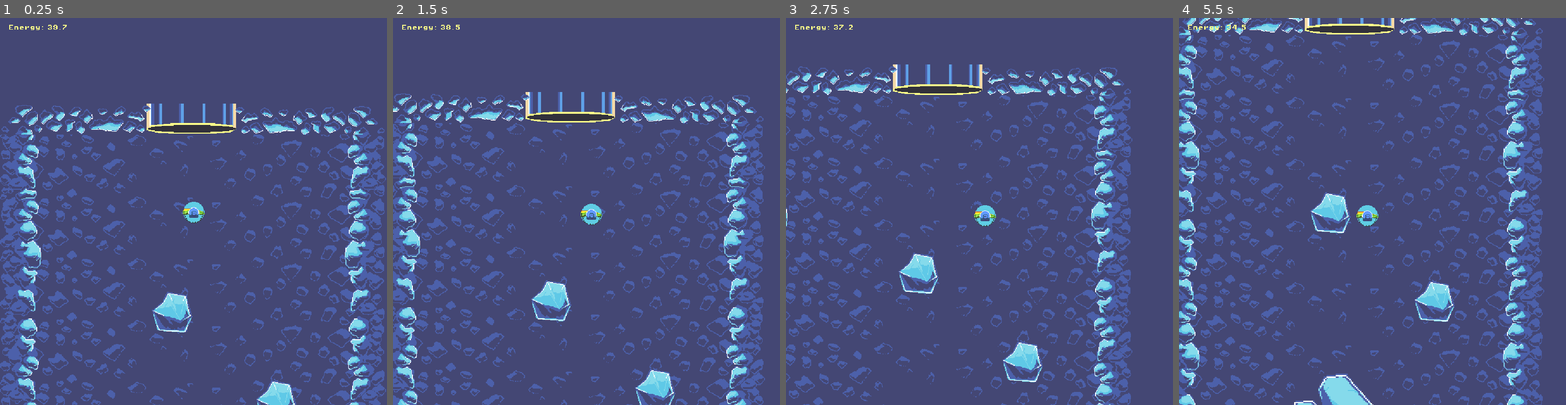
Above: before the commit, frames 1-4 (left to right).
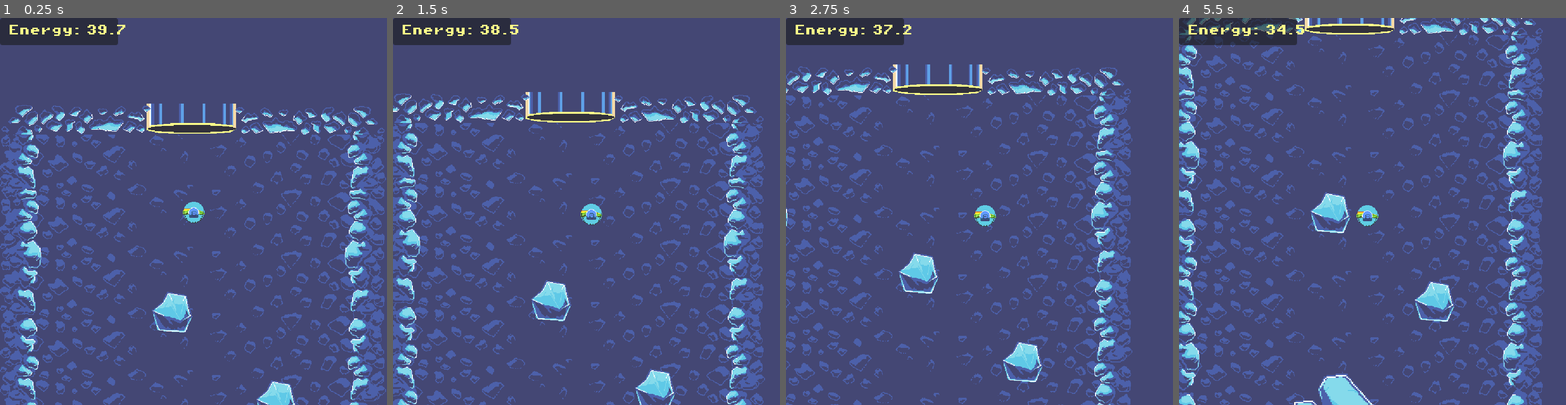
Above: after the commit, the same moments.

Repository: hawkstein/ld57-europan-expedition
Game: Godot game, scene res://scenes/game.tscn
Two runs of this game, one before a commit and one after it. Both use one fixed random seed, a clock stepped at 60 frames per second and the inputs below.
Inputs:
- Up to frame 1 (0.25 s): no input
- Up to frame 2 (1.5 s): hold Right (thrust_right) 0.53-1.28 s; tap Space (deploy_waystation) at 0.6, 1.35 s; hold Down (thrust_down) from 1.28 s (still down)
- Up to frame 3 (2.75 s): release Down (thrust_down) at 2.03 s; hold Right (thrust_right) from 2.03 s (still down); tap Space (deploy_waystation) at 2.1 s
- Up to frame 4 (5.5 s): release Right (thrust_right) at 2.78 s; hold Down (thrust_down) 2.78-3.53 s; tap Space (deploy_waystation) every 0.75 s from 2.85 to 5.1 s; hold Left (thrust_left) 3.53-5.03 s; hold Down (thrust_down) from 5.03 s (still down)

The runs differ from the first frame. In frame 1, 15% of the frame differs, in the area x 0-100%, y 0-100%; in frame 2, 15%; in frame 3, 16%; in frame 4, 19%, in the area x 0-94%, y 0-100%.

Commit message:
level building progress

Diff:
--- a/scenes/game.tscn
+++ b/scenes/game.tscn
@@ -12,7 +12,6 @@
 [ext_resource type="PackedScene" uid="uid://dhnwbu4oab6u8" path="res://scenes/ore.tscn" id="7_u5sy4"]
 [ext_resource type="PackedScene" uid="uid://mqogy0knaff0" path="res://scenes/big_chunk.tscn" id="8_0tnpc"]
 [ext_resource type="Texture2D" uid="uid://yg5sqdl23f51" path="res://assets/Entrance.png" id="10_vtaks"]
-[ext_resource type="PackedScene" uid="uid://mk0ptdi21mg8" path="res://scenes/cavern_side.tscn" id="11_kvpfn"]
 [ext_resource type="PackedScene" uid="uid://dgej47xb54qaf" path="res://scenes/alien_uno.tscn" id="12_dinhu"]
 
 [sub_resource type="Curve2D" id="Curve2D_dinhu"]
@@ -43,14 +42,14 @@
 tracks/0/type = "value"
 tracks/0/imported = false
 tracks/0/enabled = true
-tracks/0/path = NodePath(".:progress_ratio")
+tracks/0/path = NodePath(".:progress")
 tracks/0/interp = 1
 tracks/0/loop_wrap = true
 tracks/0/keys = {
 "times": PackedFloat32Array(0, 10),
-"transitions": PackedFloat32Array(1, 0.225313),
-"update": 0,
-"values": [0.0, 1.0]
+"transitions": PackedFloat32Array(1, 1),
+"update": 0,
+"values": [0.0, 627.28]
 }
 
 [sub_resource type="AnimationLibrary" id="AnimationLibrary_trtic"]
@@ -59,15 +58,146 @@
 &"follow_path": SubResource("Animation_dinhu")
 }
 
+[sub_resource type="Animation" id="Animation_trtic"]
+resource_name = "follow_path"
+length = 10.0
+tracks/0/type = "value"
+tracks/0/imported = false
+tracks/0/enabled = true
+tracks/0/path = NodePath(".:progress")
+tracks/0/interp = 1
+tracks/0/loop_wrap = true
+tracks/0/keys = {
+"times": PackedFloat32Array(0, 5, 10),
+"transitions": PackedFloat32Array(1, 1, 1),
+"update": 0,
+"values": [313.637, 627.273, 313.637]
+}
+
+[sub_resource type="Animation" id="Animation_ir15t"]
+length = 0.001
+tracks/0/type = "value"
+tracks/0/imported = false
+tracks/0/enabled = true
+tracks/0/path = NodePath(".:progress")
+tracks/0/interp = 1
+tracks/0/loop_wrap = true
+tracks/0/keys = {
+"times": PackedFloat32Array(0),
+"transitions": PackedFloat32Array(1),
+"update": 0,
+"values": [313.637]
+}
+
+[sub_resource type="AnimationLibrary" id="AnimationLibrary_ca42v"]
+_data = {
+&"RESET": SubResource("Animation_ir15t"),
+&"follow_path": SubResource("Animation_trtic")
+}
+
+[sub_resource type="Curve2D" id="Curve2D_kvuet"]
+_data = {
+"points": PackedVector2Array(0, 0, 0, 0, 464, 160, 0, 0, 0, 0, 152, 192, 0, 0, 0, 0, 464, 160)
+}
+point_count = 3
+
+[sub_resource type="Curve2D" id="Curve2D_trtic"]
+_data = {
+"points": PackedVector2Array(0, 0, 0, 0, 3, 2, 0, 0, 0, 0, -1, 49, 0, 0, 0, 0, 10, 117, 0, 0, 0, 0, 63, 186, 0, 0, 0, 0, 111, 191, 0, 0, 0, 0, 152, 166, 0, 0, 0, 0, 164, 113, 0, 0, 0, 0, 145, 51, 0, 0, 0, 0, 113, -5, 0, 0, 0, 0, 49, -32, 0, 0, 0, 0, 3, 2)
+}
+point_count = 11
+
+[sub_resource type="Animation" id="Animation_ca42v"]
+resource_name = "follow_path"
+length = 6.0
+loop_mode = 1
+tracks/0/type = "value"
+tracks/0/imported = false
+tracks/0/enabled = true
+tracks/0/path = NodePath(".:progress_ratio")
+tracks/0/interp = 1
+tracks/0/loop_wrap = true
+tracks/0/keys = {
+"times": PackedFloat32Array(0, 6),
+"transitions": PackedFloat32Array(1, 1),
+"update": 0,
+"values": [0.0, 1.0]
+}
+
+[sub_resource type="Animation" id="Animation_rysoc"]
+length = 0.001
+tracks/0/type = "value"
+tracks/0/imported = false
+tracks/0/enabled = true
+tracks/0/path = NodePath(".:progress_ratio")
+tracks/0/interp = 1
+tracks/0/loop_wrap = true
+tracks/0/keys = {
+"times": PackedFloat32Array(0),
+"transitions": PackedFloat32Array(1),
+"update": 0,
+"values": [0.0]
+}
+
+[sub_resource type="AnimationLibrary" id="AnimationLibrary_rysoc"]
+_data = {
+&"RESET": SubResource("Animation_rysoc"),
+&"follow_path": SubResource("Animation_ca42v")
+}
+
+[sub_resource type="Curve2D" id="Curve2D_ir15t"]
+_data = {
+"points": PackedVector2Array(0, 0, 0, 0, 49, 11, 0, 0, 0, 0, 19, 39, 0, 0, 0, 0, 6, 81, 0, 0, 0, 0, 10, 133, 0, 0, 0, 0, 26, 159, 0, 0, 0, 0, 74, 167, -12.9773, 24.5885, 12.9773, -24.5885, 116, 123, 0, 0, 0, 0, 127, 73, 0, 0, 0, 0, 129, 32, 0, 0, 0, 0, 115, 9, 0, 0, 0, 0, 49, 11)
+}
+point_count = 11
+
+[sub_resource type="Animation" id="Animation_ssvqc"]
+resource_name = "follow_path"
+length = 6.0
+loop_mode = 1
+tracks/0/type = "value"
+tracks/0/imported = false
+tracks/0/enabled = true
+tracks/0/path = NodePath(".:progress")
+tracks/0/interp = 1
+tracks/0/loop_wrap = true
+tracks/0/keys = {
+"times": PackedFloat32Array(0, 6),
+"transitions": PackedFloat32Array(1, 1),
+"update": 0,
+"values": [0.0, 463.457]
+}
+
+[sub_resource type="Animation" id="Animation_264po"]
+length = 0.001
+tracks/0/type = "value"
+tracks/0/imported = false
+tracks/0/enabled = true
+tracks/0/path = NodePath(".:progress")
+tracks/0/interp = 1
+tracks/0/loop_wrap = true
+tracks/0/keys = {
+"times": PackedFloat32Array(0),
+"transitions": PackedFloat32Array(1),
+"update": 0,
+"values": [0.0]
+}
+
+[sub_resource type="AnimationLibrary" id="AnimationLibrary_1kice"]
+_data = {
+&"RESET": SubResource("Animation_264po"),
+&"follow_path": SubResource("Animation_ssvqc")
+}
+
 [node name="Game" type="Node2D"]
 script = ExtResource("1_p57ef")
 
 [node name="Background" type="Sprite2D" parent="."]
 texture_repeat = 2
-position = Vector2(288, 2299)
+position = Vector2(288, 4584)
 texture = ExtResource("2_gee14")
 region_enabled = true
-region_rect = Rect2(0, 0, 576, 4608)
+region_rect = Rect2(0, 0, 576, 9216)
 
 [node name="Submersible" parent="." instance=ExtResource("1_uwrxv")]
 z_index = 1
@@ -171,20 +301,69 @@
 [node name="RightExtrusion2" parent="Walls" instance=ExtResource("6_trtic")]
 position = Vector2(579, 2659)
 
+[node name="RightExtrusion3" parent="Walls" instance=ExtResource("6_trtic")]
+position = Vector2(579, 6116)
+
 [node name="LeftExtrusion2" parent="Walls" instance=ExtResource("5_kvuet")]
 position = Vector2(-2, 4173)
 
+[node name="LeftExtrusion3" parent="Walls" instance=ExtResource("5_kvuet")]
+position = Vector2(-2, 5901)
+
+[node name="LeftExtrusion4" parent="Walls" instance=ExtResource("5_kvuet")]
+position = Vector2(-2, 6208)
+
+[node name="Wall23" parent="Walls" instance=ExtResource("2_yqjtg")]
+position = Vector2(576, 6336)
+rotation = 3.14159
+scale = Vector2(1, -1)
+
+[node name="Wall24" parent="Walls" instance=ExtResource("2_yqjtg")]
+position = Vector2(0, 6336)
+
+[node name="Wall25" parent="Walls" instance=ExtResource("2_yqjtg")]
+position = Vector2(576, 6912)
+rotation = 3.14159
+scale = Vector2(1, -1)
+
+[node name="Wall26" parent="Walls" instance=ExtResource("2_yqjtg")]
+position = Vector2(0, 6912)
+
+[node name="Wall27" parent="Walls" instance=ExtResource("2_yqjtg")]
+position = Vector2(576, 7488)
+rotation = 3.14159
+scale = Vector2(1, -1)
+
+[node name="Wall28" parent="Walls" instance=ExtResource("2_yqjtg")]
+position = Vector2(0, 7488)
+
+[node name="Wall29" parent="Walls" instance=ExtResource("2_yqjtg")]
+position = Vector2(576, 8064)
+rotation = 3.14159
+scale = Vector2(1, -1)
+
+[node name="Wall30" parent="Walls" instance=ExtResource("2_yqjtg")]
+position = Vector2(0, 8064)
+
+[node name="Floor_Temp" parent="Walls" instance=ExtResource("2_yqjtg")]
+position = Vector2(0, 8688)
+rotation = -1.5708
+
 [node name="HUD" type="CanvasLayer" parent="."]
 script = ExtResource("4_lbhrr")
+
+[node name="Panel" type="Panel" parent="HUD"]
+offset_right = 175.0
+offset_bottom = 40.0
 
 [node name="EnergyLabel" type="Label" parent="HUD"]
 offset_left = 12.0
 offset_top = 10.0
-offset_right = 74.0
+offset_right = 128.0
 offset_bottom = 33.0
 theme_override_colors/font_color = Color(0.992157, 0.996078, 0.537255, 1)
 theme_override_fonts/font = ExtResource("5_iywne")
-theme_override_font_sizes/font_size = 8
+theme_override_font_sizes/font_size = 16
 text = "Energy: "
 
 [node name="Chunks" type="Node2D" parent="."]
@@ -238,7 +417,7 @@
 position = Vector2(136, 5384)
 
 [node name="SmallChunk10" parent="Chunks" instance=ExtResource("4_u5sy4")]
-position = Vector2(416, 5888)
+position = Vector2(436, 5884)
 
 [node name="Resources" type="Node2D" parent="."]
 
@@ -293,13 +472,6 @@
 [node name="Entrance" type="Sprite2D" parent="."]
 position = Vector2(288, -24)
 texture = ExtResource("10_vtaks")
-
-[node name="CavernSide" parent="." instance=ExtResource("11_kvpfn")]
-position = Vector2(944, 2280)
-
-[node name="CavernSide2" parent="." instance=ExtResource("11_kvpfn")]
-position = Vector2(2536, 2280)
-scale = Vector2(-1, 1)
 
 [node name="Aliens" type="Node2D" parent="."]
 
@@ -327,8 +499,9 @@
 curve = SubResource("Curve2D_dinhu")
 
 [node name="PathFollow2D" type="PathFollow2D" parent="Aliens/AlienPath2"]
-position = Vector2(464, 160)
+position = Vector2(152, 192)
 rotation = 3.03851
+progress = 313.637
 rotates = false
 
 [node name="AlienUno" parent="Aliens/AlienPath2/PathFollow2D" instance=ExtResource("12_dinhu")]
@@ -337,13 +510,12 @@
 
 [node name="AnimationPlayer" type="AnimationPlayer" parent="Aliens/AlienPath2/PathFollow2D"]
 libraries = {
-&"": SubResource("AnimationLibrary_trtic")
-}
-autoplay = "follow_path"
+&"": SubResource("AnimationLibrary_ca42v")
+}
 
 [node name="AlienPath3" type="Path2D" parent="Aliens"]
 position = Vector2(-16, 3544)
-curve = SubResource("Curve2D_dinhu")
+curve = SubResource("Curve2D_kvuet")
 
 [node name="PathFollow2D" type="PathFollow2D" parent="Aliens/AlienPath3"]
 position = Vector2(464, 160)
@@ -360,5 +532,37 @@
 }
 autoplay = "follow_path"
 
+[node name="AlienPath4" type="Path2D" parent="Aliens"]
+position = Vector2(126, 4443)
+curve = SubResource("Curve2D_trtic")
+
+[node name="PathFollow2D" type="PathFollow2D" parent="Aliens/AlienPath4"]
+position = Vector2(3, 2)
+rotates = false
+
+[node name="AlienUno" parent="Aliens/AlienPath4/PathFollow2D" instance=ExtResource("12_dinhu")]
+
+[node name="AnimationPlayer" type="AnimationPlayer" parent="Aliens/AlienPath4/PathFollow2D"]
+libraries = {
+&"": SubResource("AnimationLibrary_rysoc")
+}
+autoplay = "follow_path"
+
+[node name="AlienPath5" type="Path2D" parent="Aliens"]
+position = Vector2(333, 4878)
+curve = SubResource("Curve2D_ir15t")
+
+[node name="PathFollow2D" type="PathFollow2D" parent="Aliens/AlienPath5"]
+position = Vector2(49, 11)
+rotates = false
+
+[node name="AlienUno" parent="Aliens/AlienPath5/PathFollow2D" instance=ExtResource("12_dinhu")]
+
+[node name="AnimationPlayer" type="AnimationPlayer" parent="Aliens/AlienPath5/PathFollow2D"]
+libraries = {
+&"": SubResource("AnimationLibrary_1kice")
+}
+autoplay = "follow_path"
+
 [connection signal="deploy_waystation" from="Submersible" to="." method="_on_submersible_deploy_waystation"]
 [connection signal="energy_update" from="Submersible" to="HUD" method="_on_submersible_energy_update"]
Not shown: 1 places in scenes/game.tscn that only renumber resources
